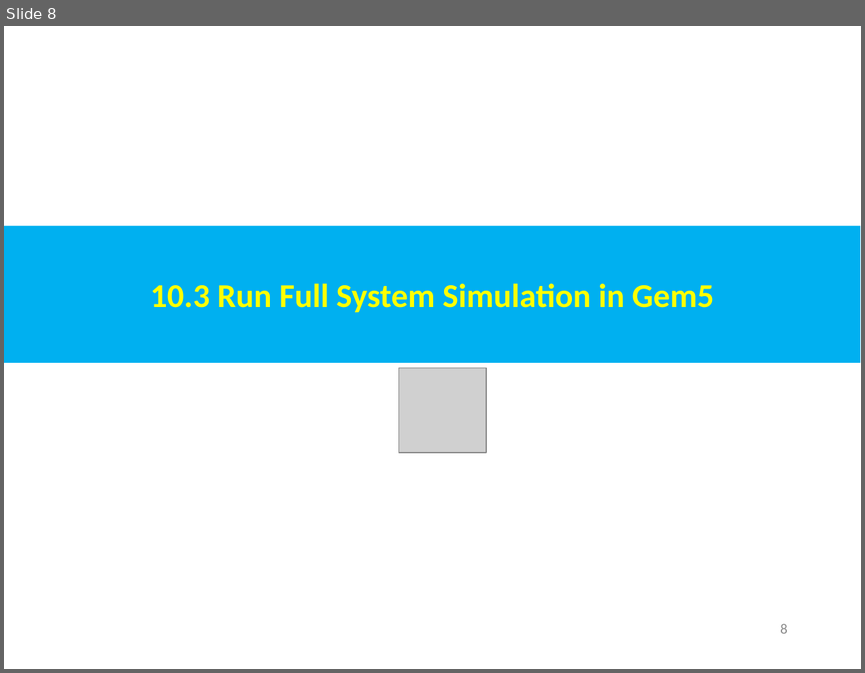
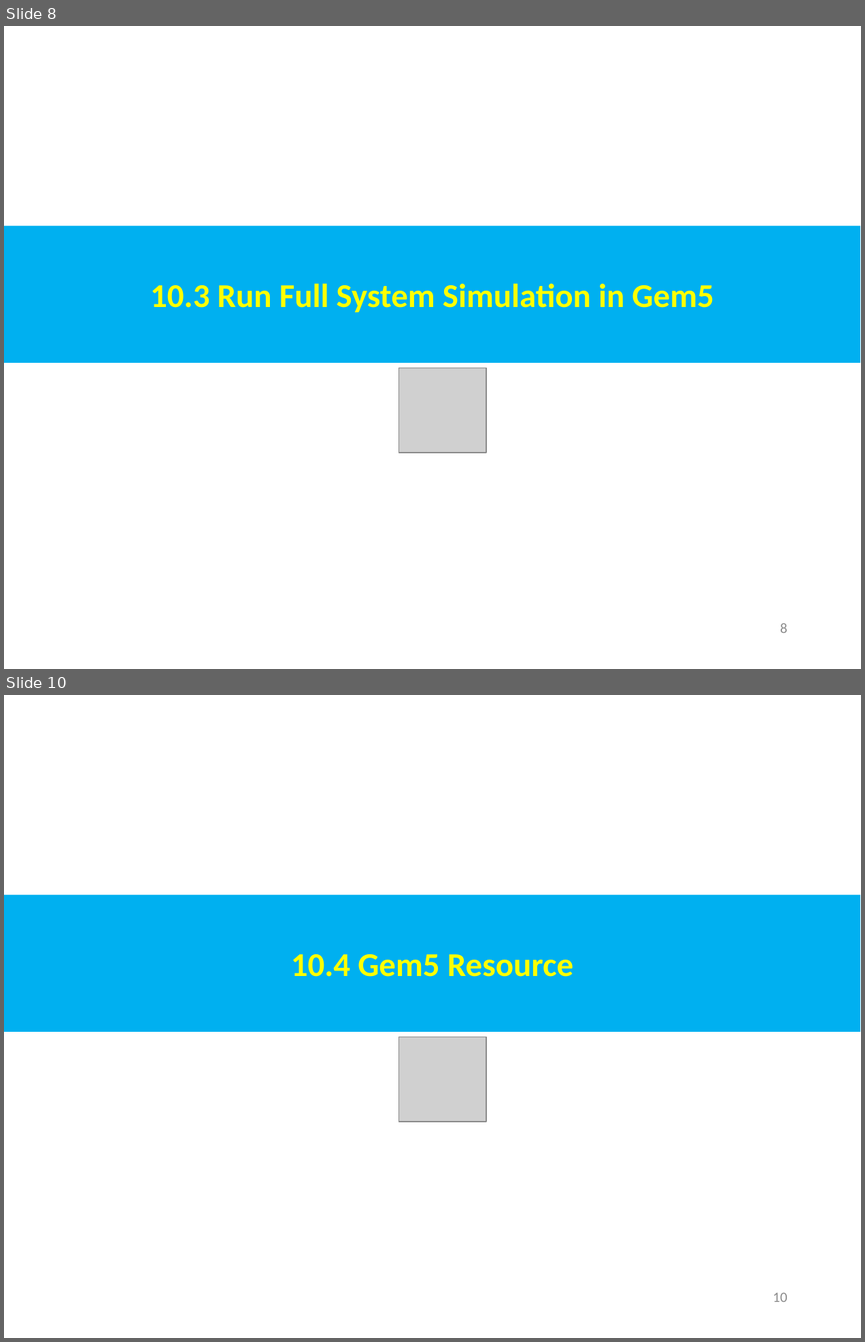
Before and after one commit to peterhchen/AIU_CS850_Gem5_McPAT, a slide deck: 050_Gem5/010.FullSys/000_Video/010.FullSystem.ppt. Shown one above the other, each under a label of ours: slide 8 before the commit, slides 8 and 10 after it; the slides between them are not shown. The pictures are 865x673 and 865x1342 pixels, drawn with LibreOffice and Linux fonts; fonts in the diff are those of the drawing; grey boxes stand for pictures. Boxes give left, top, right and bottom in pixels: in the first picture for what was removed or moved away, otherwise in the second. Text is boxed around its words. In the diff, an @@ line names an element or a change of style, - is before the commit and + after.

```diff
--- a/050_Gem5/010.FullSys/000_Video/010.FullSystem.ppt
+++ b/050_Gem5/010.FullSys/000_Video/010.FullSystem.ppt
@@ slide 10 added at (4, 695, 861, 1338), background #FFFFFF @@
@@ rectangle added at (4, 895, 860, 1032), fill #00B0F0, 28 pt, text #FFFF00, bold @@
+10.4 Gem5 Resource
@@ picture added at (399, 1037, 486, 1121) @@
@@ page number added at (772, 1292, 787, 1302), 12 pt, text #8B8B8B @@
+10
```
Also in this commit, not shown: 1 slide changed, 1 other slide added.
